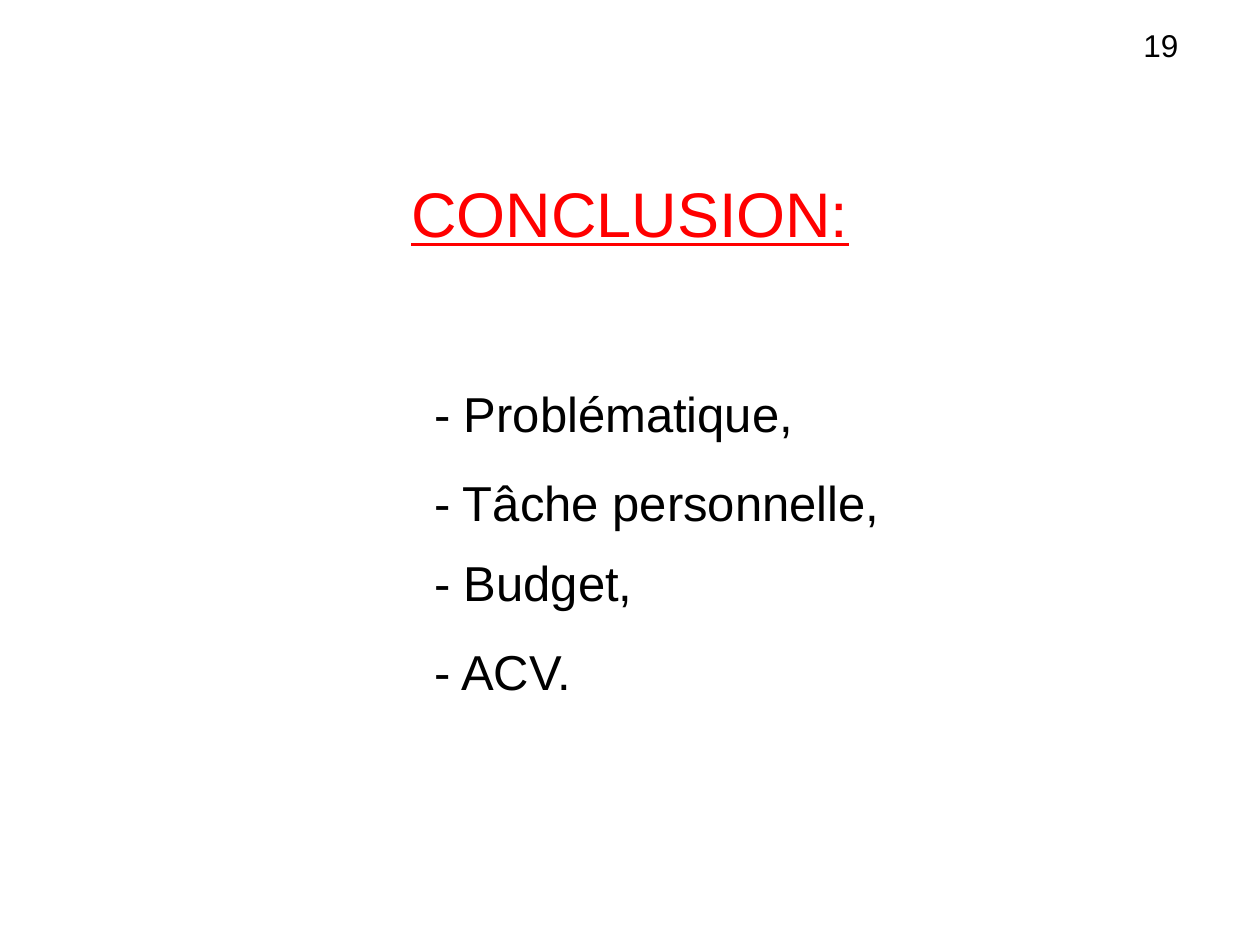
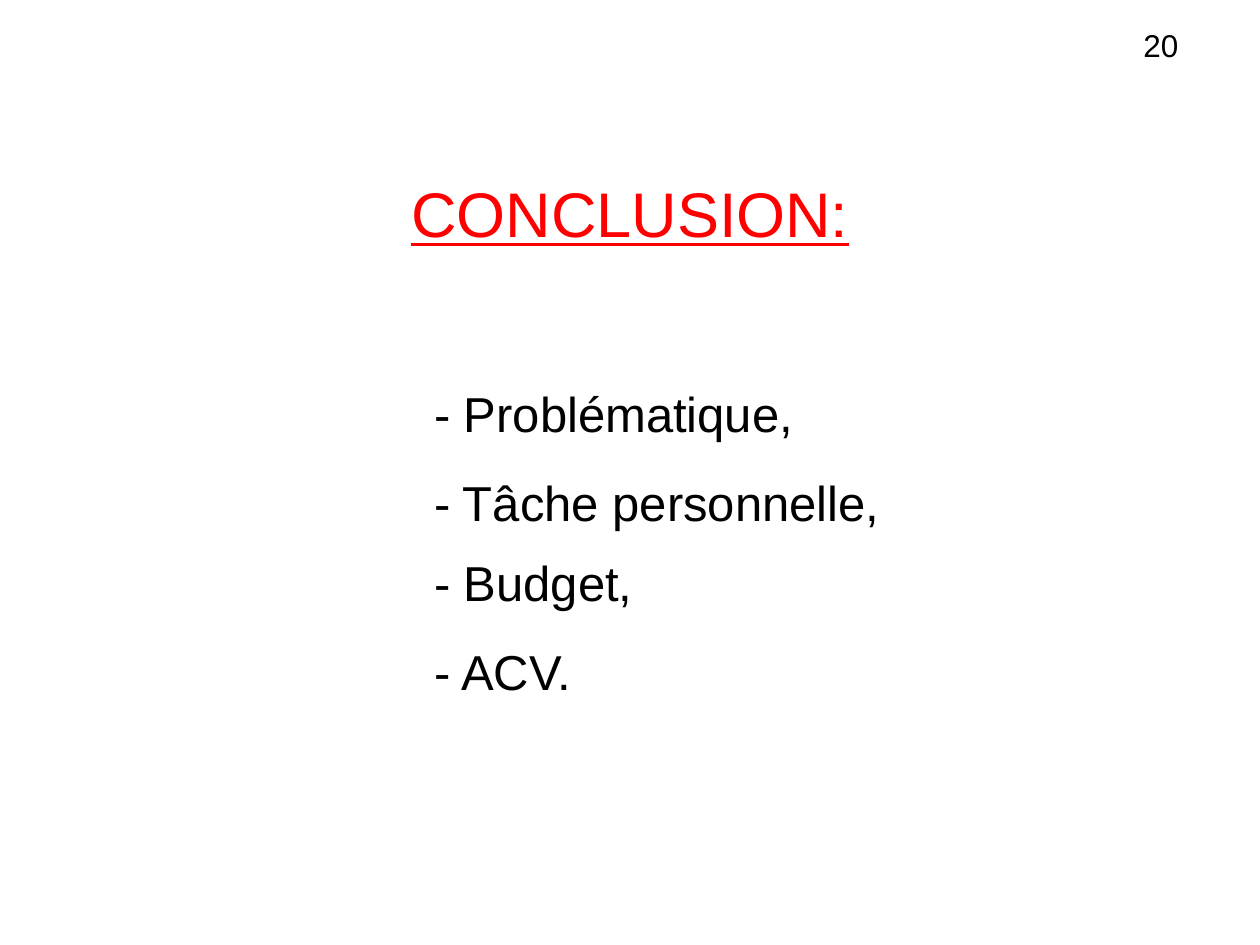
Before and after one commit to lesliesam96/Projet-STI2D, a slide deck: slide 20 of hugo/diapo_R3.odp (slide 19 before the commit). Drawn at 1260x945 pixels with LibreOffice and Linux fonts; fonts in the diff are those of the drawing. Boxes give left, top, right and bottom in pixels: in the first picture for what was removed or moved away, otherwise in the second. Text is boxed around its words. In the diff, an @@ line names an element or a change of style, - is before the commit and + after.

```diff
--- a/hugo/diapo_R3.odp
+++ b/hugo/diapo_R3.odp
@@ text at bbox=[1143, 35, 1178, 58]: text changed @@
-19
+20
```
Also in this commit, not shown: 10 other slides changed, 3 slides added, 2 slides removed.
